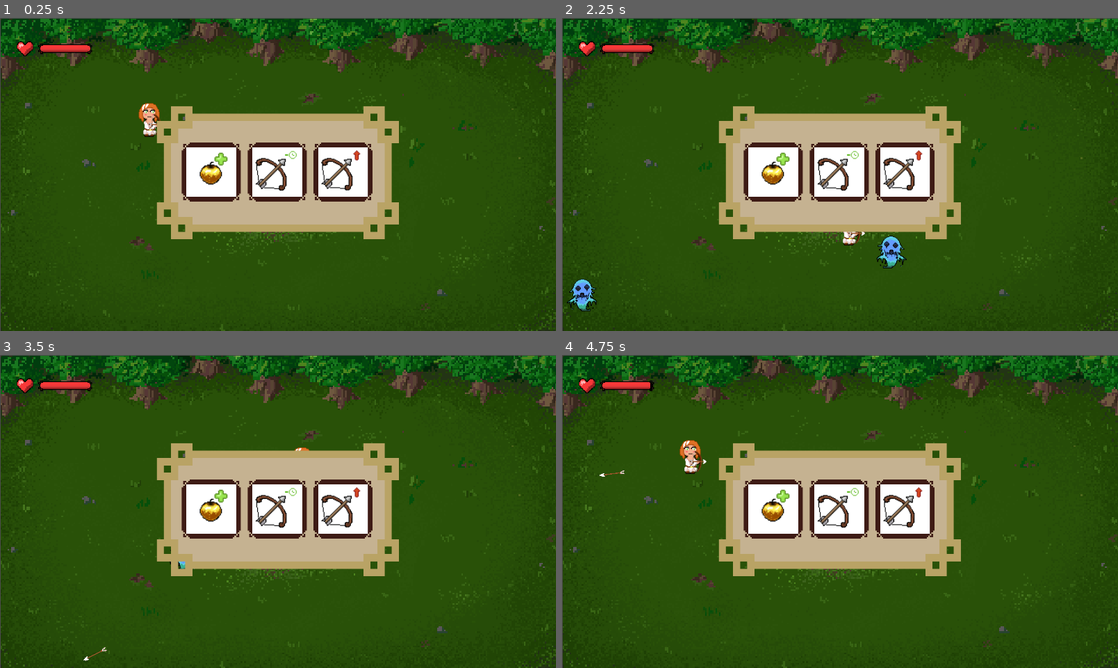
Above: before the commit, frames 1-4 (two rows, left to right).
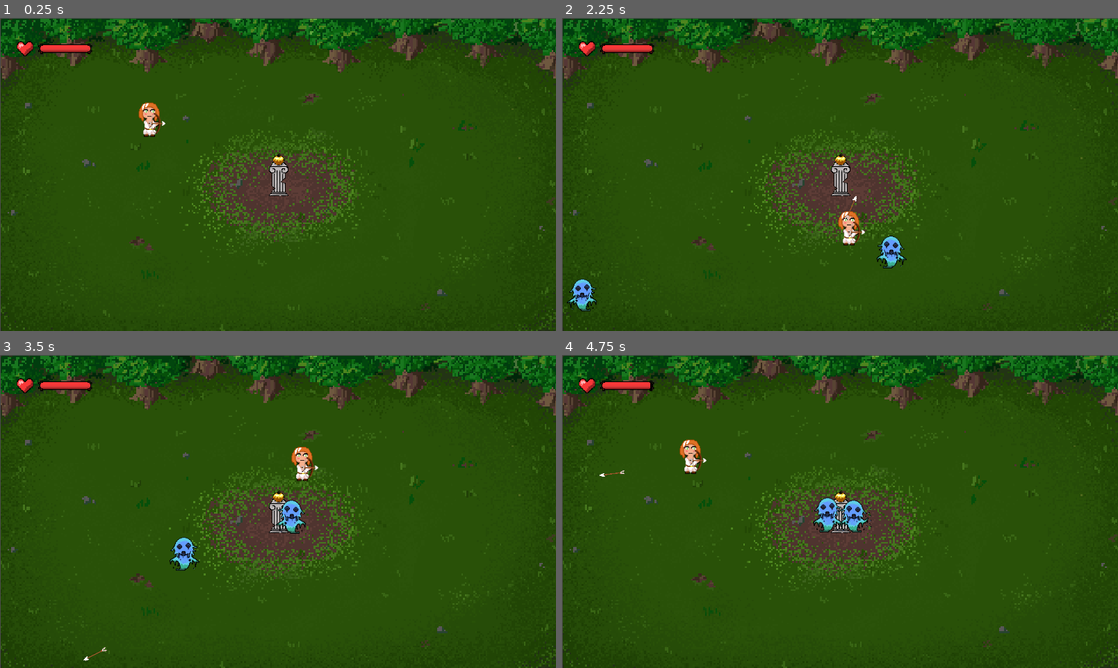
Above: after the commit, the same moments.

Repository: moisesjbc/atalanta-golden-odyssey
Game: Godot game, scene res://gameplay/main_stable/main_stable.tscn
Same seed, same stepped clock (60 frames per second), same inputs: the game is played once before the commit and once after it.
Inputs (mouse positions are in pixels of both pictures, inside the frame that each line leads up to):
- Up to frame 1 (0.25 s): no input
- Up to frame 2 (2.25 s): move the mouse to (962, 158) at 0.52 s; hold Right (ui_right) 0.53-1.28 s; click (962, 158) at 0.67 s; move the mouse to (728, 190) at 1.27 s; hold Down (ui_down) 1.28-2.03 s; click (728, 190) at 1.42 s; move the mouse to (895, 105) at 2.02 s; hold Right (ui_right) from 2.03 s (still down); click (895, 105) at 2.17 s
- Up to frame 3 (3.5 s): move the mouse to (250, 574) at 2.77 s; release Right (ui_right) at 2.78 s; hold Up (ui_up) from 2.78 s (still down); click (250, 574) at 2.92 s
- Up to frame 4 (4.75 s): move the mouse to (1006, 558) at 3.52 s; release Up (ui_up) at 3.53 s; hold Left (ui_left) from 3.53 s (still down); click (1006, 558) at 3.67 s; move the mouse to (673, 464) at 4.27 s; click (673, 464) at 4.42 s

The runs differ from the first frame. In frame 1, 16% of the frame differs, in the area x 24-72%, y 26-71%; in frame 2, 16%; in frame 3, 16%; in frame 4, 16%, in the area x 21-72%, y 26-71%.

Commit message:
Add arrow sounds

Diff:
--- a/godot-project/gameplay/player/player.gd
+++ b/godot-project/gameplay/player/player.gd
@@ -31,6 +31,7 @@
 		bullet.target_position = get_global_mouse_position()
 		bullet.damage = damage
 		get_parent().add_child(bullet)
+		$arrow.play()
 
 	move_and_collide(speed * velocity * delta)
 
--- a/godot-project/gameplay/player/player.tscn
+++ b/godot-project/gameplay/player/player.tscn
@@ -1,7 +1,8 @@
-[gd_scene load_steps=7 format=2]
+[gd_scene load_steps=8 format=2]
 
 [ext_resource path="res://gameplay/player/atalanta-Sheet.png" type="Texture" id=1]
 [ext_resource path="res://gameplay/player/player.gd" type="Script" id=2]
+[ext_resource path="res://gameplay/player/Vuelo_flecha.wav" type="AudioStream" id=3]
 
 [sub_resource type="RectangleShape2D" id=1]
 extents = Vector2( 30.5, 59.5 )
@@ -38,4 +39,8 @@
 scale = Vector2( 2, 2 )
 frames = SubResource( 2 )
 animation = "walking"
+frame = 1
 playing = true
+
+[node name="arrow" type="AudioStreamPlayer" parent="."]
+stream = ExtResource( 3 )
--- a/godot-project/gui/gui/gui.tscn
+++ b/godot-project/gui/gui/gui.tscn
@@ -38,6 +38,7 @@
 texture = ExtResource( 2 )
 
 [node name="improvements_panel" type="CenterContainer" parent="gui"]
+visible = false
 anchor_right = 1.0
 anchor_bottom = 1.0
 
Not shown, added: godot-project/gameplay/player/Impacto_flecha.wav.import
Not shown, added: godot-project/gameplay/player/Tensado_arco.wav.import
Not shown, added: godot-project/gameplay/player/Vuelo_flacha4.wav.import
Not shown, added: godot-project/gameplay/player/Vuelo_flecha.wav.import
Not shown, added: godot-project/gameplay/player/Vuelo_flecha2.wav.import
Not shown, added: godot-project/gameplay/player/Vuelo_flecha3.wav.import
Not shown, added: godot-project/gameplay/player/Impacto_flecha.wav
Not shown, added: godot-project/gameplay/player/Tensado_arco.wav
Not shown, added: godot-project/gameplay/player/Vuelo_flacha4.wav
Not shown, added: godot-project/gameplay/player/Vuelo_flecha.wav
Not shown, added: godot-project/gameplay/player/Vuelo_flecha2.wav
Not shown, added: godot-project/gameplay/player/Vuelo_flecha3.wav
